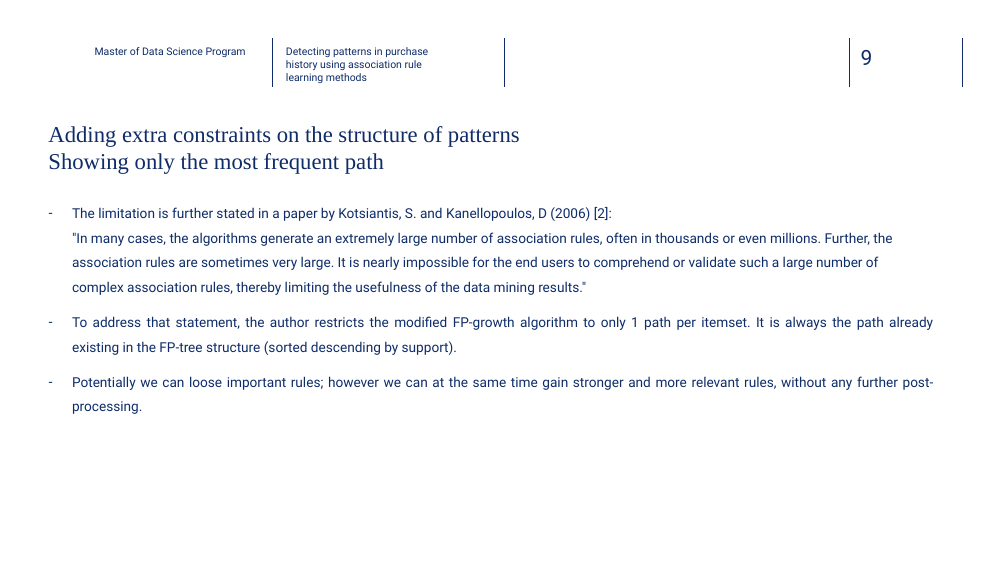
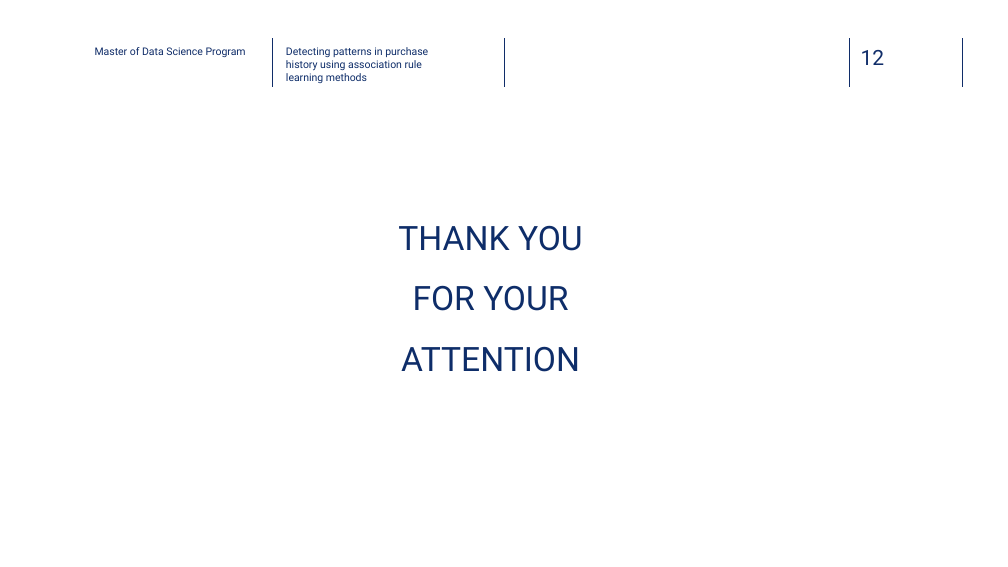
Before and after one commit to dawei7/Detecting-patterns-in-purchase-history-using-association-rule-learning-methods, a slide deck: slide 12 of MasterThesis/Presentation_Detecting-patterns-in-purchase-history-using-association-rule-learning-methods_latest.pptx (slide 9 before the commit). Drawn at 1008x567 pixels with LibreOffice and Linux fonts; fonts in the diff are those of the drawing; background and template pictures are left out. Boxes give left, top, right and bottom in pixels: in the first picture for what was removed or moved away, otherwise in the second. Text is boxed around its words. In the diff, an @@ line names an element or a change of style, - is before the commit and + after.

```diff
--- a/MasterThesis/Presentation_Detecting-patterns-in-purchase-history-using-association-rule-learning-methods_latest.pptx
+++ b/MasterThesis/Presentation_Detecting-patterns-in-purchase-history-using-association-rule-learning-methods_latest.pptx
@@ page number at (x1=861, y1=50, x2=885, y2=65): text changed @@
-9
+12
@@ title removed at (x1=48, y1=126, x2=520, y2=174) @@
-Adding extra constraints on the structure of patterns
-Showing only the most frequent path
@@ text at (x1=398, y1=225, x2=583, y2=372): text changed; size 13 to 32 pt @@
-– The limitation is further stated in a paper by Kotsiantis, S. and Kanellopoulos, D (2006) [2]:
-  "In many cases, the algorithms generate an extremely large number of association rules, often in thousands or even millions. Further, the association rules are sometimes very large. It is nearly impossible for the end users to comprehend or validate such a large number of complex association rules, thereby limiting the usefulness of the data mining results."
-– To address that statement, the author restricts the modified FP-growth algorithm to only 1 path per itemset. It is always the path already existing in the FP-tree structure (sorted descending by support).
-– Potentially we can loose important rules; however we can at the same time gain stronger and more relevant rules, without any further post-processing.
+THANK YOU
+FOR YOUR
+ATTENTION
```
Also in this commit, not shown: 7 other slides changed, 5 slides added, 2 slides removed, 5 other files.
